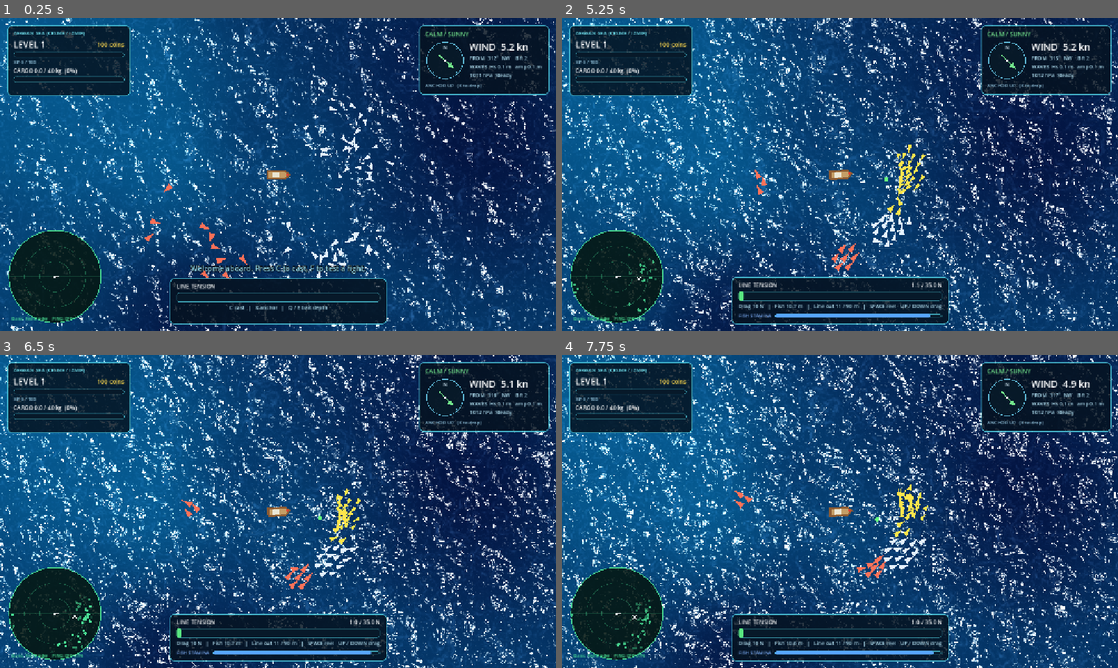
Above: before the commit, frames 1-4 (two rows, left to right).
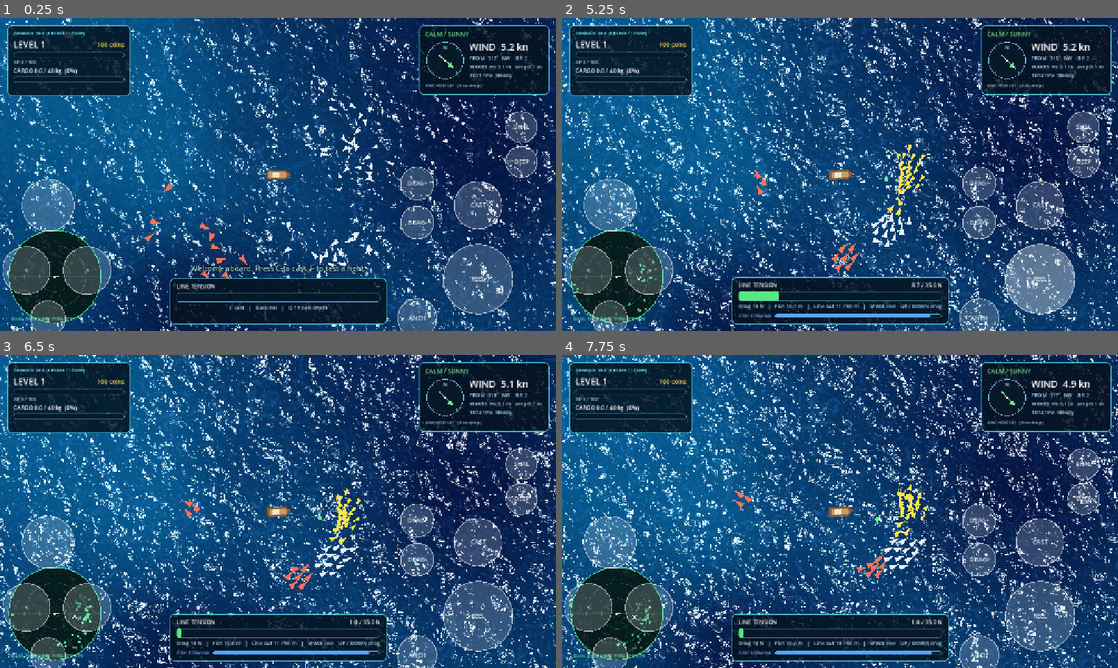
Above: after the commit, the same moments.

Repository: nextlevelcorp/godot_fishing_rpg
Game: Godot game, scene res://main_sandbox.tscn
Two runs of this game, one before a commit and one after it. Both use one fixed random seed, a clock stepped at 60 frames per second and the inputs below.
Inputs (mouse positions are in pixels of both pictures, inside the frame that each line leads up to):
- Up to frame 1 (0.25 s): no input
- Up to frame 2 (5.25 s): tap C (cast) at 0.5, 2 s; move the mouse to (962, 158) at 0.52 s; hold D (steer_right) 0.53-1.25 s; tap X (anchor) at 0.6, 3.8 s; click (962, 158) at 0.67 s; tap E (bait_deeper) at 0.8, 5.1 s; tap Space (reel_in) at 1.25 s; drag from (728, 190) to (812, 237) at 1.27 s; move the mouse to (895, 105) at 2.02 s; hold D (steer_right) 2.03-2.75 s; hold C (cast) 2.03-2.75 s; tap Q (bait_shallower) at 2.1 s; click (895, 105) at 2.17 s; drag from (812, 237) to (673, 127) at 2.77 s; move the mouse to (1006, 221) at 3.52 s; hold A (steer_left) 3.53-4.25 s; hold Space (reel_in) 3.53-4.25 s; click (1006, 221) at 3.67 s; drag from (673, 127) to (756, 96) at 4.27 s; move the mouse to (867, 174) at 5.02 s; hold S (boat_back) from 5.03 s (still down); click (867, 174) at 5.17 s
- Up to frame 3 (6.5 s): tap Q (bait_shallower) at 5.3 s; release S (boat_back) at 5.75 s; drag from (194, 433) to (166, 527) at 5.77 s
- Up to frame 4 (7.75 s): move the mouse to (962, 495) at 6.52 s; hold W (boat_forward) 6.53-7.25 s; hold C (cast) 6.53-7.25 s; click (962, 495) at 6.67 s; tap Space (reel_in) at 6.8 s; drag from (728, 527) to (812, 574) at 7.27 s

The runs differ from the first frame. In frame 1, 9.5% of the frame differs, in the area x 0-97%, y 29-100%; in frame 2, 9.5%; in frame 3, 9.3%; in frame 4, 9.3%.

Commit message:
feat: add on-screen touch controls for mobile web
Add touch_controls.gd: multi-touch buttons that fire the same input
actions as the keyboard (throttle, steer, reel, cast, anchor, drag,
bait depth), so no gameplay script changes. Wired into main_sandbox.
Set technical preferences to mobile web with full touch support.

Claude-Session: https://claude.ai/code/session_01HLtjWBZvxzhjVtsJywwULp

Diff:
--- a/main_sandbox.gd
+++ b/main_sandbox.gd
@@ -37,6 +37,7 @@
 func _ready() -> void:
 	_rng.randomize()
 	InputDefaults.ensure_all()
+	add_child(TouchControls.new())  # on-screen buttons for phones; same actions as the keyboard
 	var schools: Array[FishSchool] = [anchovy, bluefish, seabream]
 
 	progression.current_zone = start_zone
--- /dev/null
+++ b/touch_controls.gd
@@ -0,0 +1,90 @@
+## On-screen touch buttons for phones and tablets.
+## Each button fires the same input action the keyboard uses (boat_forward, reel_in, ...),
+## so no gameplay script needs to know whether the input came from a finger or a key.
+## Multi-touch is handled: two fingers can hold throttle and steer at once.
+## Button positions are in the 1280x720 design space; they are mapped to the real screen
+## through the viewport transform, so they track the window size.
+class_name TouchControls
+extends CanvasLayer
+
+const BUTTONS := [
+	# [action, label, center_x, center_y, radius] in design coordinates (1280 x 720).
+	# Left cluster: boat.
+	[&"boat_forward", "^", 110.0, 430.0, 60.0],
+	[&"steer_left", "<", 60.0, 580.0, 55.0],
+	[&"steer_right", ">", 200.0, 580.0, 55.0],
+	[&"boat_back", "v", 110.0, 690.0, 40.0],
+	# Right cluster: fishing.
+	[&"reel_in", "REEL", 1100.0, 600.0, 80.0],
+	[&"cast", "CAST", 1100.0, 430.0, 55.0],
+	[&"anchor", "ANCH", 960.0, 690.0, 45.0],
+	[&"drag_up", "DRAG+", 960.0, 380.0, 38.0],
+	[&"drag_down", "DRAG-", 960.0, 470.0, 38.0],
+	[&"bait_deeper", "DEEP", 1200.0, 330.0, 36.0],
+	[&"bait_shallower", "SHAL", 1200.0, 250.0, 36.0],
+]
+
+## Finger index -> index into BUTTONS, for the touch that is currently holding it.
+var _held: Dictionary = {}
+var _pad: Control
+
+
+func _ready() -> void:
+	layer = 10
+	_pad = Control.new()
+	_pad.set_anchors_preset(Control.PRESET_FULL_RECT)
+	_pad.mouse_filter = Control.MOUSE_FILTER_IGNORE
+	_pad.draw.connect(_draw_pad)
+	add_child(_pad)
+
+
+func _input(event: InputEvent) -> void:
+	if event is InputEventScreenTouch:
+		if event.pressed:
+			var idx := _button_at_screen(event.position)
+			if idx >= 0 and not _held.values().has(idx):
+				_held[event.index] = idx
+				_set_action(BUTTONS[idx][0], true)
+				_pad.queue_redraw()
+				get_viewport().set_input_as_handled()
+		elif _held.has(event.index):
+			_set_action(BUTTONS[_held[event.index]][0], false)
+			_held.erase(event.index)
+			_pad.queue_redraw()
+			get_viewport().set_input_as_handled()
+
+
+func _set_action(action: StringName, pressed: bool) -> void:
+	var ev := InputEventAction.new()
+	ev.action = action
+	ev.pressed = pressed
+	ev.strength = 1.0 if pressed else 0.0
+	Input.parse_input_event(ev)
+
+
+## Maps a screen position to a button index, or -1.
+func _button_at_screen(screen_pos: Vector2) -> int:
+	var xf := get_viewport().get_final_transform()
+	var scale_factor := xf.get_scale().x
+	for i in BUTTONS.size():
+		var b: Array = BUTTONS[i]
+		var center := xf * Vector2(b[2], b[3])
+		var radius: float = b[4] * scale_factor
+		if screen_pos.distance_to(center) <= radius * 1.15:
+			return i
+	return -1
+
+
+func _draw_pad() -> void:
+	var font := ThemeDB.fallback_font
+	var held_set := _held.values()
+	for i in BUTTONS.size():
+		var b: Array = BUTTONS[i]
+		var center := Vector2(b[2], b[3])
+		var radius: float = b[4]
+		var lit := held_set.has(i)
+		_pad.draw_circle(center, radius, Color(1, 1, 1, 0.35 if lit else 0.18))
+		_pad.draw_arc(center, radius, 0.0, TAU, 40, Color(1, 1, 1, 0.6), 2.0)
+		var size := 18 if String(b[1]).length() <= 2 else 14
+		var text_w := font.get_string_size(b[1], HORIZONTAL_ALIGNMENT_LEFT, -1, size).x
+		_pad.draw_string(font, center + Vector2(-text_w * 0.5, size * 0.35), b[1], HORIZONTAL_ALIGNMENT_LEFT, -1, size, Color(1, 1, 1, 0.85))
Not shown, changed: .claude/docs/technical-preferences.md
